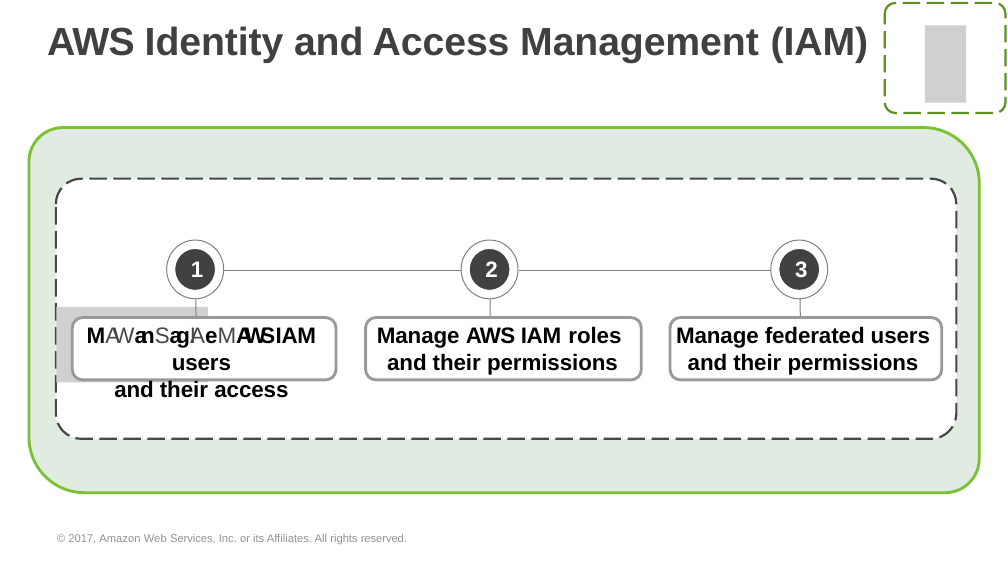
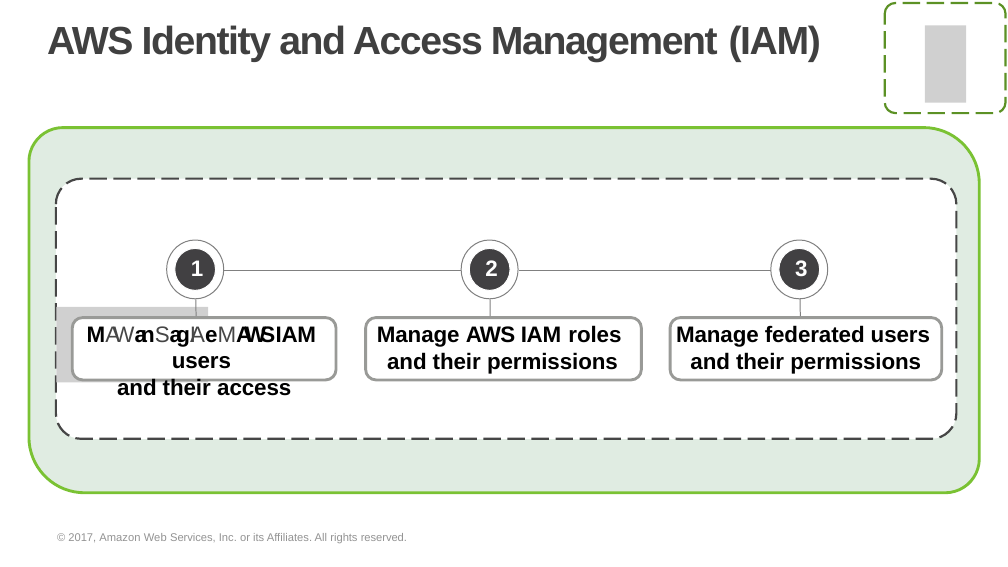
Before and after one commit to prkatta/dotraining, a slide deck: slide 69 of Session-17/AWS/AWS_Fundamentals.pptx. Drawn at 1008x567 pixels with LibreOffice and Linux fonts; fonts in the diff are those of the drawing; grey boxes stand for pictures; background and template pictures are left out. Boxes give left, top, right and bottom in pixels: in the first picture for what was removed or moved away, otherwise in the second. Text is boxed around its words. In the diff, an @@ line names an element or a change of style, - is before the commit and + after.

```diff
--- a/Session-17/AWS/AWS_Fundamentals.pptx
+++ b/Session-17/AWS/AWS_Fundamentals.pptx
@@ title "AWS Identity and Access Management ..." at (47, 25, 821, 62): letter spacing -0.6 to -1 pt in "AWS"; letter spacing -0.1 to -1 pt; indent changed @@
@@ freeform shape at (29, 128, 980, 493): outline redrawn @@
@@ freeform shape at (29, 128, 980, 493): outline redrawn @@
@@ text "MAWanSagIAeMAWS IAM users" at (117, 326, 316, 395): line spacing 19.1pt to 19pt @@
```
Also in this commit, not shown: 124 other slides changed, 5 slides removed, 1 other file.
